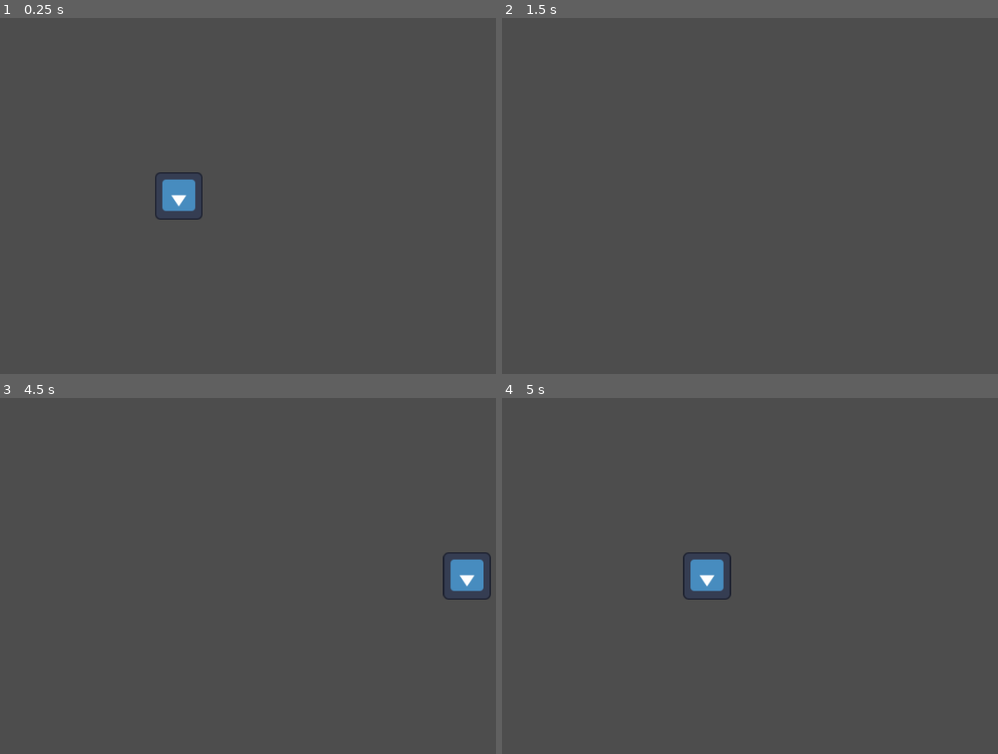
Above: before the commit, frames 1-4 (two rows, left to right).
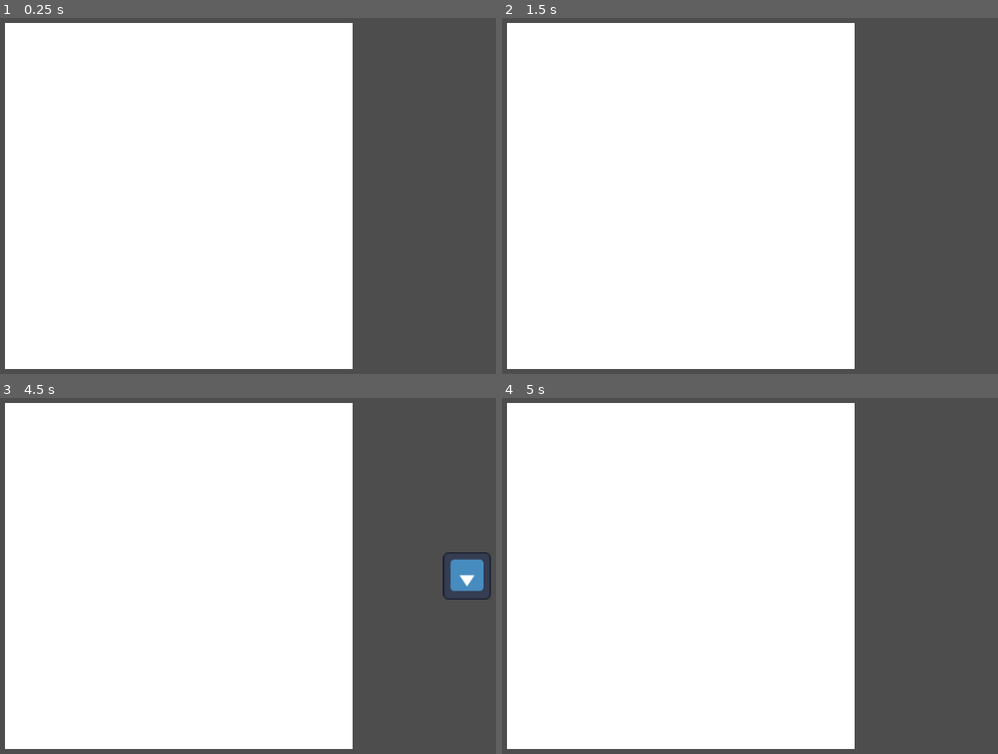
Above: after the commit, the same moments.

Repository: sticks-stuff/ggj
Game: Godot game, scene res://game_scene.tscn
Same seed, same stepped clock (60 frames per second), same inputs: the game is played once before the commit and once after it. The engine's default icon, where the game draws it, is replaced by a stand-in: a white triangle on a blue panel in a dark square.
Inputs (mouse positions are in pixels of both pictures, inside the frame that each line leads up to):
- Up to frame 1 (0.25 s): no input
- Up to frame 2 (1.5 s): tap Enter at 0.5 s; move the mouse to (829, 178) at 0.52 s; hold D (right) 0.53-1.28 s; move the mouse to (546, 213) at 1.27 s; hold S (down) from 1.28 s (still down)
- Up to frame 3 (4.5 s): tap Space at 2, 3.5 s; move the mouse to (243, 494) at 2.02 s; release S (down) at 2.03 s; hold D (right) 2.03-2.78 s; tap Enter at 2.75, 4.25 s; move the mouse to (143, 650) at 2.77 s; hold W (up) 2.78-3.53 s; move the mouse to (376, 632) at 3.52 s; hold A (left) from 3.53 s (still down); move the mouse to (outside the picture) at 4.27 s
- Up to frame 4 (5 s): keep holding A (left)

The runs differ from the first frame. In frame 1, 68% of the frame differs, in the area x 1-72%, y 1-99%; in frame 2, 68%; in frame 3, 68%; in frame 4, 68%.

Commit message:
fixed name of canvas

Diff:
--- a/game_scene.tscn
+++ b/game_scene.tscn
@@ -1,7 +1,8 @@
-[gd_scene load_steps=4 format=3 uid="uid://mdqhu3ye45uf"]
+[gd_scene load_steps=5 format=3 uid="uid://mdqhu3ye45uf"]
 
 [ext_resource type="Script" path="res://CharacterBody3D.gd" id="1_6yaaf"]
 [ext_resource type="Texture2D" uid="uid://daw7qmtiwblwh" path="res://icon.svg" id="1_7n5l1"]
+[ext_resource type="PackedScene" uid="uid://bxd7ae7230am8" path="res://player_draw_pane.tscn" id="3_y4r1h"]
 
 [sub_resource type="SphereShape3D" id="SphereShape3D_4ax3u"]
 
@@ -21,3 +22,5 @@
 transform = Transform3D(1, -6.97574e-16, -1.5246e-23, -1.5246e-23, -4.37114e-08, 1, -6.97574e-16, -1, -4.37114e-08, 2.08165e-12, 10, 2.08165e-12)
 projection = 1
 size = 10.0
+
+[node name="PlayerDrawPane" parent="." instance=ExtResource("3_y4r1h")]
--- a/player_draw_pane.tscn
+++ b/player_draw_pane.tscn
@@ -11,7 +11,7 @@
 grow_vertical = 2
 script = ExtResource("1_x03nr")
 
-[node name="ColorRect" type="ColorRect" parent="."]
+[node name="Canvas" type="ColorRect" parent="."]
 layout_mode = 1
 anchors_preset = 8
 anchor_left = 0.5
Not shown: 1 places in player_draw_pane.tscn that only renumber resources
